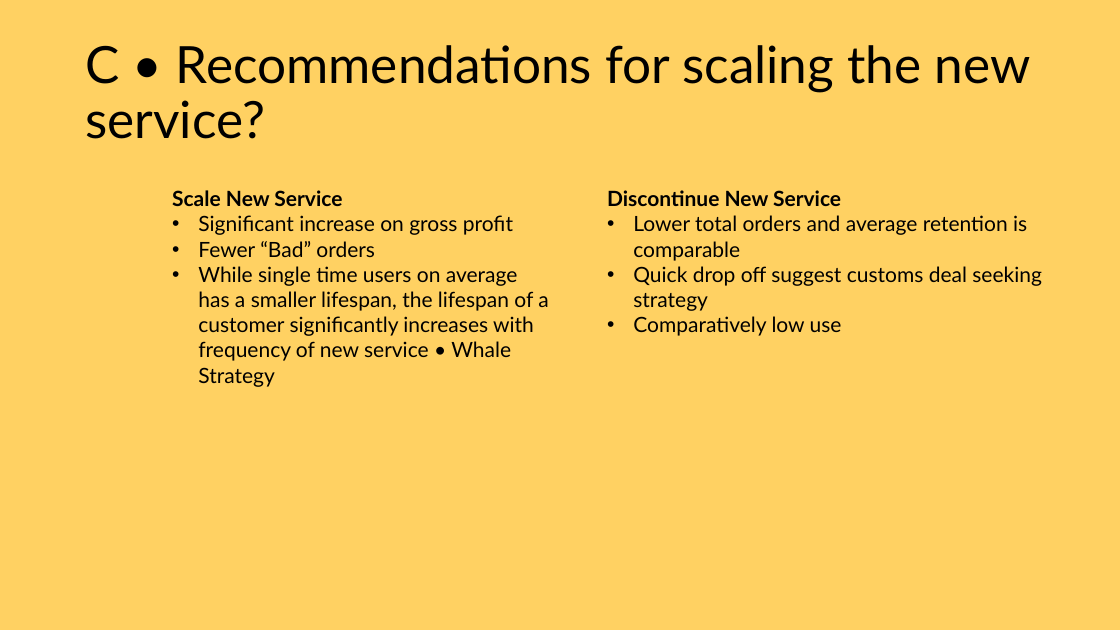
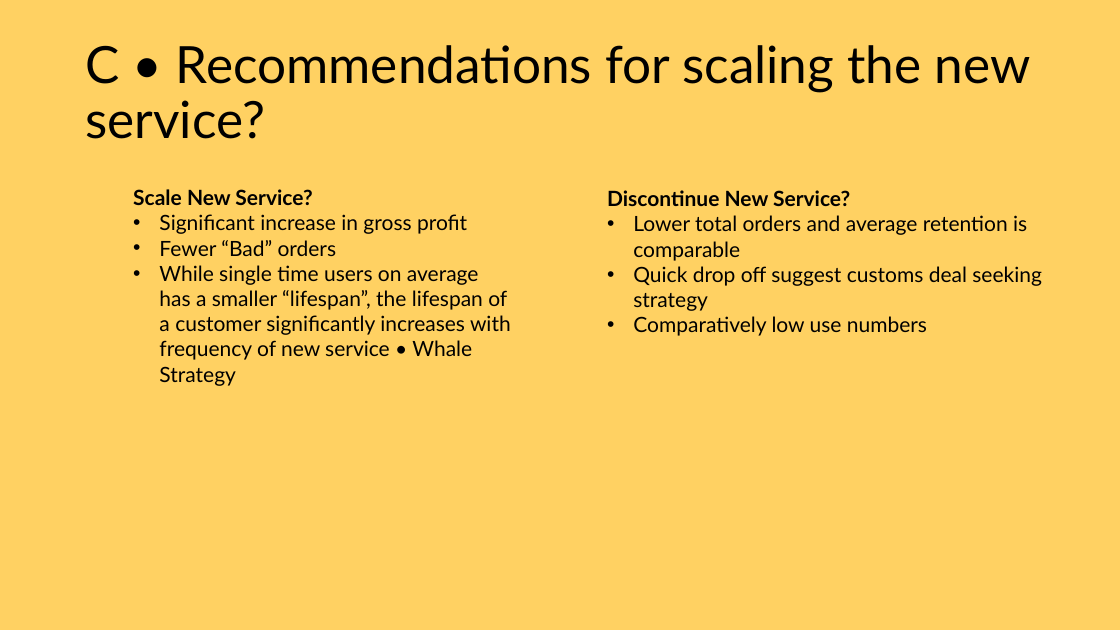
Before and after one commit to SuneHansenn/JustEatCase, a slide deck: slide 5 of case_presentation.pptx. Drawn at 1120x630 pixels with LibreOffice and Linux fonts; fonts in the diff are those of the drawing. Boxes give left, top, right and bottom in pixels: in the first picture for what was removed or moved away, otherwise in the second. Text is boxed around its words. In the diff, an @@ line names an element or a change of style, - is before the commit and + after.

Commit message:
Minor Changes

```diff
--- a/case_presentation.pptx
+++ b/case_presentation.pptx
@@ text "Scale New Service?": place and size @@
-text "Scale New Service?" at (172, 190, 548, 387)
+text "Scale New Service?" at (133, 189, 511, 386)
@@ text at (133, 189, 467, 234): text changed @@
-Scale New Service
-• Significant increase on gross profit
+Scale New Service?
+• Significant increase in gross profit
@@ text at (607, 190, 850, 206): text changed @@
-Discontinue New Service
+Discontinue New Service?
@@ text at (159, 265, 511, 386): text changed @@
-• While single time users on average has a smaller lifespan, the lifespan of a customer significantly increases with frequency of new service • Whale Strategy
+• While single time users on average has a smaller “lifespan”, the lifespan of a customer significantly increases with frequency of new service • Whale Strategy
@@ text at (633, 316, 927, 336): text changed @@
-• Comparatively low use
+• Comparatively low use numbers
```
Also in this commit, not shown: 1 other slide changed.
